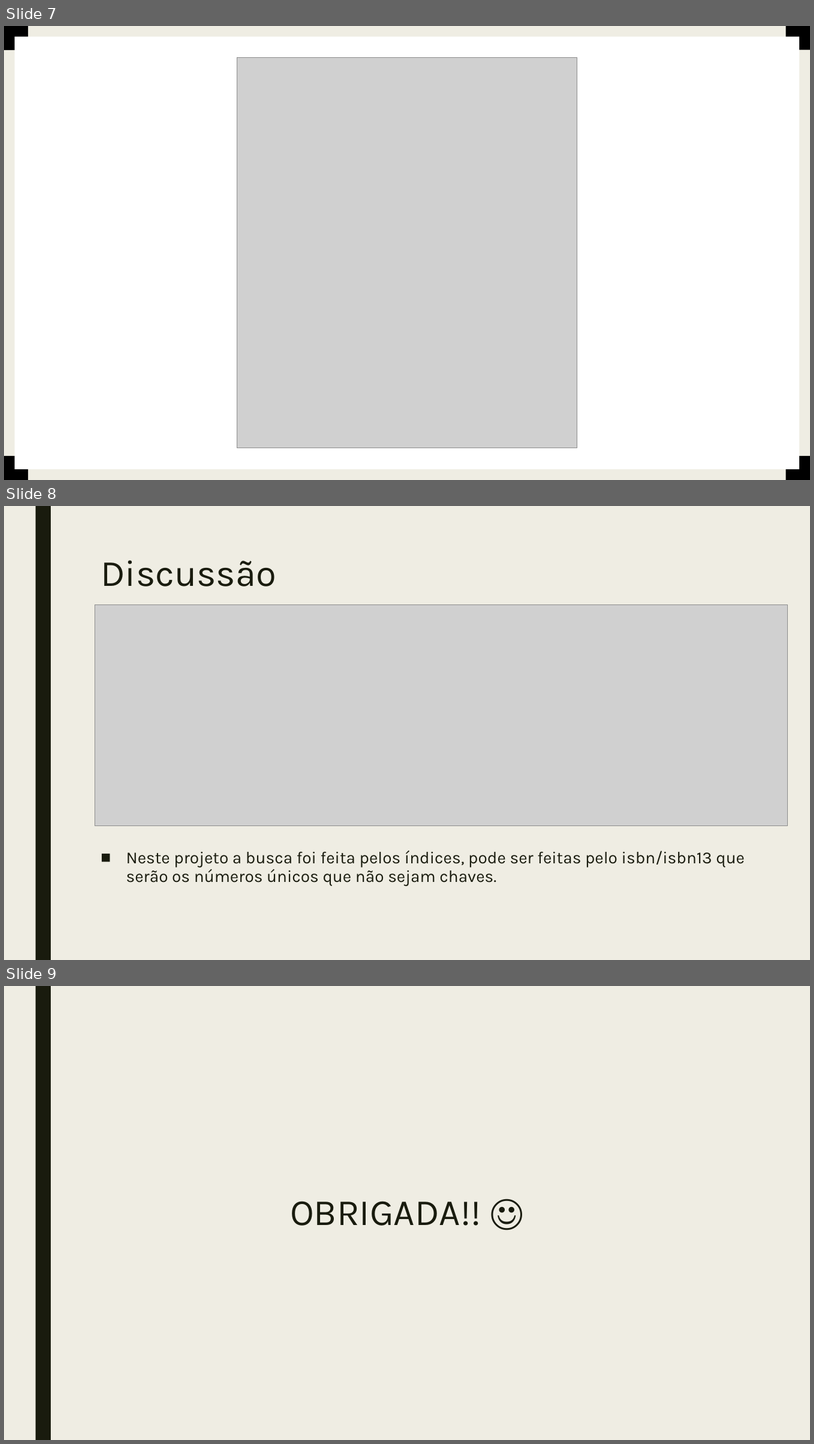
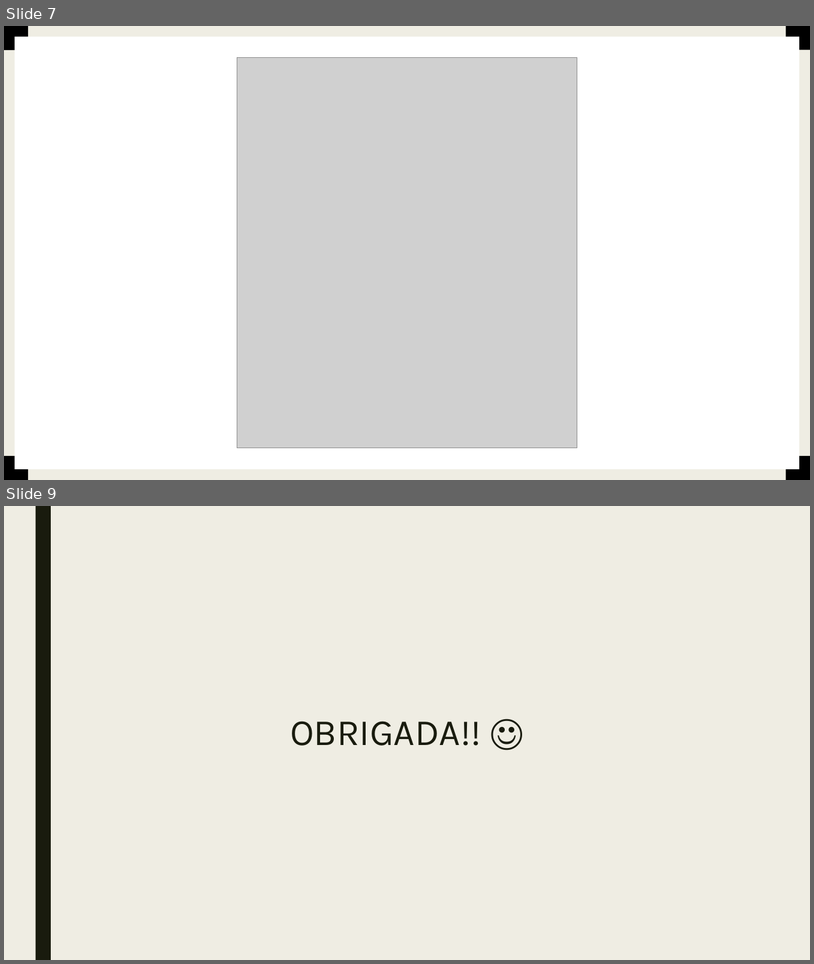
Before and after one commit to annaravaglio/Alg_Proj2, a slide deck: projeto 2.pptx. Shown one above the other, each under a label of ours: slides 7, 8 and 9 before the commit, slides 7 and 9 after it; the slides between them are not shown. The pictures are 814x1444 and 814x964 pixels, drawn with LibreOffice and Linux fonts; fonts in the diff are those of the drawing; grey boxes stand for pictures. Boxes give left, top, right and bottom in pixels: in the first picture for what was removed or moved away, otherwise in the second. Text is boxed around its words. In the diff, an @@ line names an element or a change of style, - is before the commit and + after.

Commit message:
Projeto 2 final
Final

```diff
--- a/projeto 2.pptx
+++ b/projeto 2.pptx
@@ slide 8 removed at (x1=4, y1=506, x2=810, y2=960), background #EFEDE3; not listed: 1 template element that a slide beside it also shows @@
@@ title removed at (x1=101, y1=560, x2=276, y2=586) @@
-Discussão
@@ picture removed at (x1=95, y1=604, x2=788, y2=825) @@
@@ text removed at (x1=126, y1=850, x2=745, y2=886) @@
-■ Neste projeto a busca foi feita pelos índices, pode ser feitas pelo isbn/isbn13 que serão os números únicos que não sejam chaves.
```
Also in this commit, not shown: 1 slide added, 3 other files.
